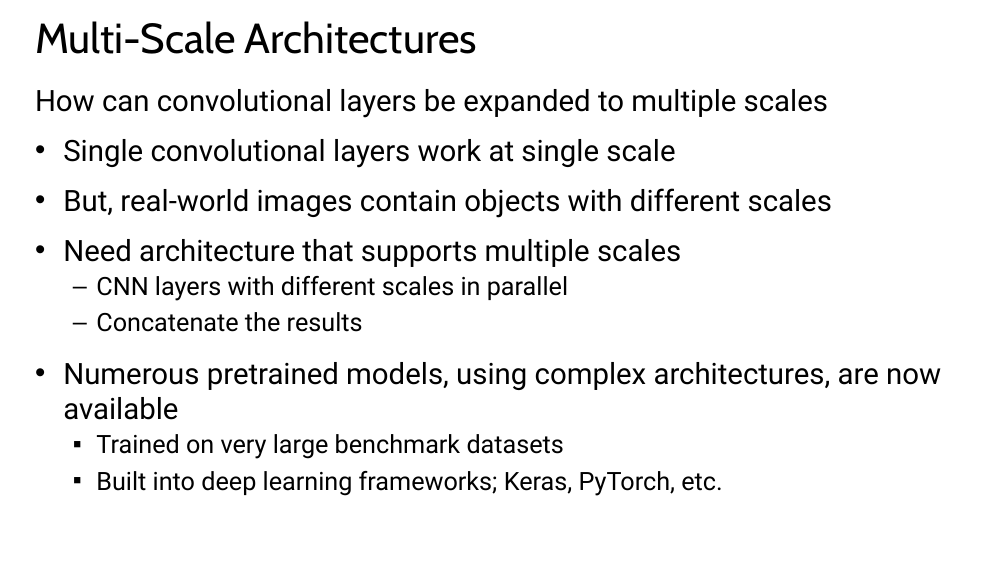
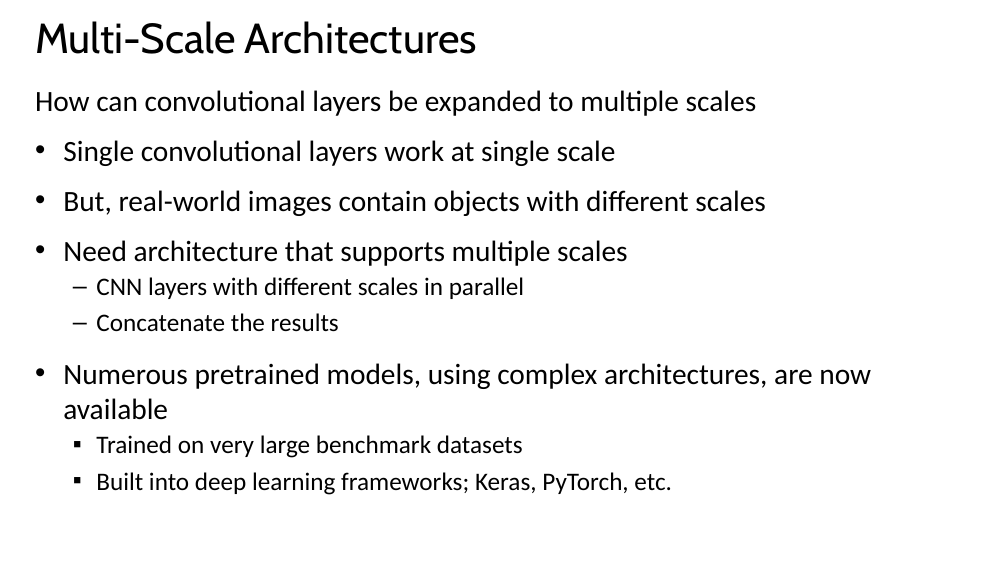
Before and after one commit to StephenElston/CSCI-E25, a slide deck: slide 53 of Slides/6_ConvolutionalNNs.pptx. Drawn at 1008x567 pixels with LibreOffice and Linux fonts; fonts in the diff are those of the drawing. Boxes give left, top, right and bottom in pixels: in the first picture for what was removed or moved away, otherwise in the second. Text is boxed around its words. In the diff, an @@ line names an element or a change of style, - is before the commit and + after.

```diff
--- a/Slides/6_ConvolutionalNNs.pptx
+++ b/Slides/6_ConvolutionalNNs.pptx
@@ text "How can convolutional layers be ..." at (35,90,871,495): font Roboto to Calibri @@
```
Also in this commit, not shown: 1 other slide changed, 2 slides added.
